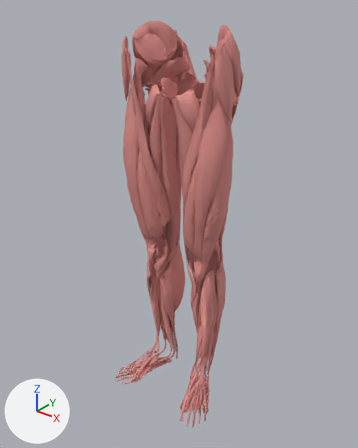
The glTF model public/models/muscles-membre-inf.lo.glb, before and after one commit.
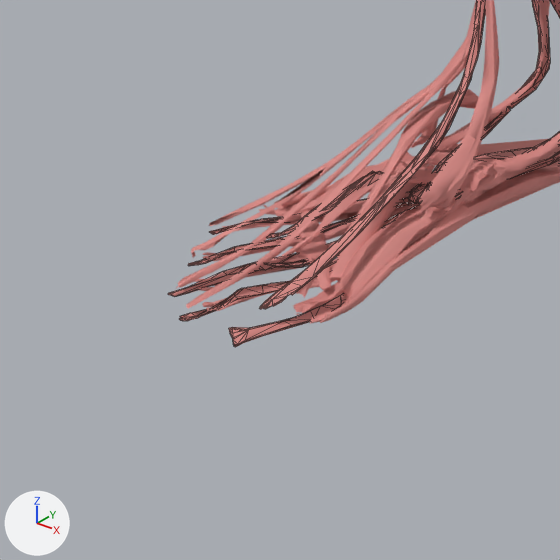
The first picture shows the older version from a 50 mm camera at (0.739, -1.012, 1.031) aimed at (0.001, -0.09, 0.459). The close-ups show the older and then the newer version on the part from 26% to 47% of the width and 76% to 93% of the height of that picture. Only the edits that show in the close-ups are written down. Arrows for +X, +Y and +Z are at lower left; the lights stay in place. The close-ups show mesh edges as thin lines. Where no turn or scale is listed for an object, it has been applied to the vertices.

Names of what the first close-up shows: 'FJ1393', 'FJ1396', 'FJ1398', 'FJ1400', 'FJ1406', 'FJ1407', 'FJ1408', 'FJ1409', 'FJ1414', 'FJ1415', 'FJ1439', 'FJ1440' and 15 more.
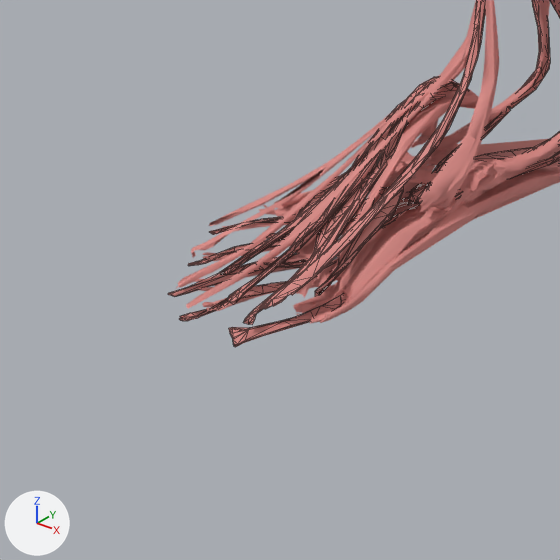
Pixel boxes (x1, y1, x2, y2) of what changed, in the close-ups (560 x 560 px):
```json
{"object": "ZA-court-extenseur-orteils-d", "change": "added", "after": [220, 77, 460, 324]}
{"object": "ZA-interosseux-dorsaux-pied-d", "change": "added", "after": [278, 173, 404, 297]}
{"object": "FJ1398", "change": "unchanged, covered by the edit", "before": [329, 164, 435, 280], "after": [329, 164, 435, 280]}
```

The change, as JSON lines over the scene's bpy script:
```json
{"op": "add", "block": "me_za_interosseux_dorsaux_pied_d", "code": ["me_za_interosseux_dorsaux_pied_d = bpy.data.meshes.new('ZA-interosseux-dorsaux-pied-d')", "me_za_interosseux_dorsaux_pied_d.from_pydata(...)  # 248 vertices, 481 faces; spans x -0.0256..0.0256, y -0.0324..0.0324, z -0.0176..0.0176", "me_za_interosseux_dorsaux_pied_d.materials.append(mat_0_7_0_26_0_24)  # pink #da8b86"]}
{"op": "add", "block": "me_za_court_extenseur_orteils_d", "code": ["me_za_court_extenseur_orteils_d = bpy.data.meshes.new('ZA-court-extenseur-orteils-d')", "me_za_court_extenseur_orteils_d.from_pydata(...)  # 403 vertices, 794 faces; spans x -0.0214..0.0214, y -0.0705..0.0705, z -0.0282..0.0282", "me_za_court_extenseur_orteils_d.materials.append(mat_0_7_0_26_0_24)  # pink #da8b86"]}
{"op": "add", "block": "ob_za_interosseux_dorsaux_pied_d", "code": ["ob_za_interosseux_dorsaux_pied_d = bpy.data.objects.new('ZA-interosseux-dorsaux-pied-d', me_za_interosseux_dorsaux_pied_d)", "ob_za_interosseux_dorsaux_pied_d.location = (-0.1097, -0.156, -0.0446)"]}
{"op": "add", "block": "ob_za_court_extenseur_orteils_d", "code": ["ob_za_court_extenseur_orteils_d = bpy.data.objects.new('ZA-court-extenseur-orteils-d', me_za_court_extenseur_orteils_d)", "ob_za_court_extenseur_orteils_d.location = (-0.1199, -0.1449, -0.0363)"]}
```
